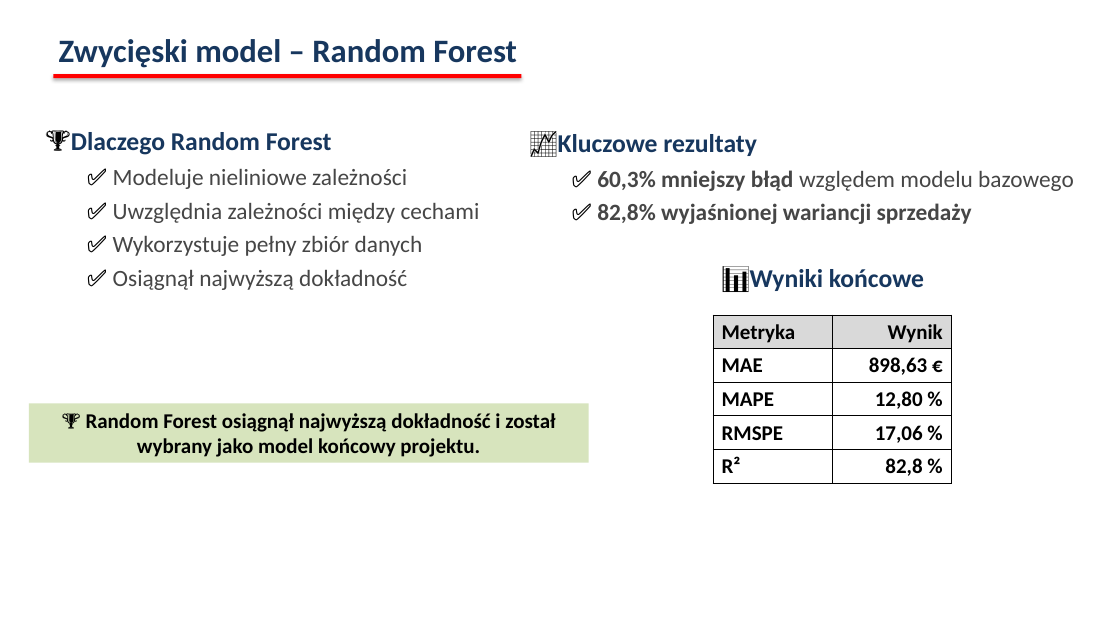
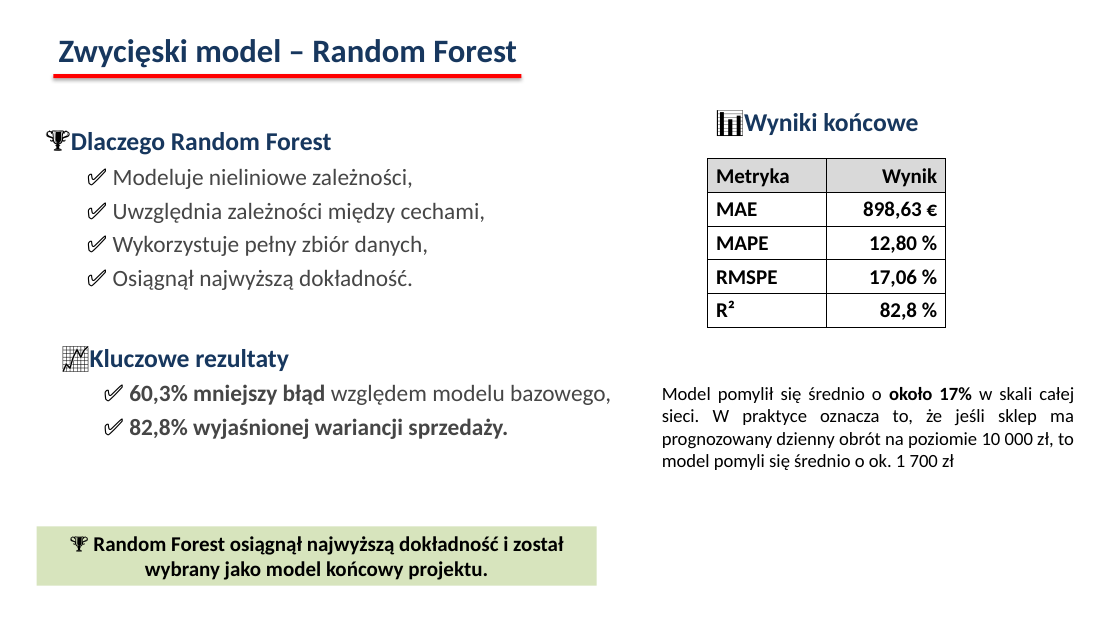
Before and after one commit to infoshareacademy/jdszr24-grupa-1, a slide deck: slide 6 of presentation/Rossmann_presentation.pptx. Drawn at 1120x630 pixels with LibreOffice and Linux fonts; fonts in the diff are those of the drawing. Boxes give left, top, right and bottom in pixels: in the first picture for what was removed or moved away, otherwise in the second. Text is boxed around its words. In the diff, an @@ line names an element or a change of style, - is before the commit and + after.

```diff
--- a/presentation/Rossmann_presentation.pptx
+++ b/presentation/Rossmann_presentation.pptx
@@ text "📊Wyniki końcowe": place and size @@
-text "📊Wyniki końcowe" at (750, 269, 924, 291)
+text "📊Wyniki końcowe" at (744, 113, 918, 135)
@@ text at (113, 169, 486, 290): text changed @@
-✅ Modeluje nieliniowe zależności
-✅ Uwzględnia zależności między cechami
-✅ Wykorzystuje pełny zbiór danych
-✅ Osiągnął najwyższą dokładność
+✅ Modeluje nieliniowe zależności,
+✅ Uwzględnia zależności między cechami,
+✅ Wykorzystuje pełny zbiór danych,
+✅ Osiągnął najwyższą dokładność.
@@ table: place and size @@
-table at (713, 315, 952, 483)
+table at (707, 159, 946, 327)
@@ text "📈Kluczowe rezultaty": place and size @@
-text "📈Kluczowe rezultaty" at (558, 134, 1074, 224)
+text "📈Kluczowe rezultaty" at (90, 349, 611, 439)
@@ text at (129, 384, 611, 439): text changed @@
-✅ 60,3% mniejszy błąd względem modelu bazowego
-✅ 82,8% wyjaśnionej wariancji sprzedaży
+✅ 60,3% mniejszy błąd względem modelu bazowego,
+✅ 82,8% wyjaśnionej wariancji sprzedaży.
@@ text added at (662, 387, 1074, 470), 16 pt, text #000000 @@
+Model pomylił się średnio o około 17% w skali całej sieci. W praktyce oznacza to, że jeśli sklep ma prognozowany dzienny obrót na poziomie 10 000 zł, to model pomyli się średnio o ok. 1 700 zł
@@ rectangle "🏆 Random Forest osiągnął najwyższą ...": place and size @@
-rectangle "🏆 Random Forest osiągnął najwyższą ..." at (29, 403, 589, 463)
+rectangle "🏆 Random Forest osiągnął najwyższą ..." at (37, 527, 597, 586)
```
Also in this commit, not shown: 8 other slides changed, 1 slide added, 1 other file.
